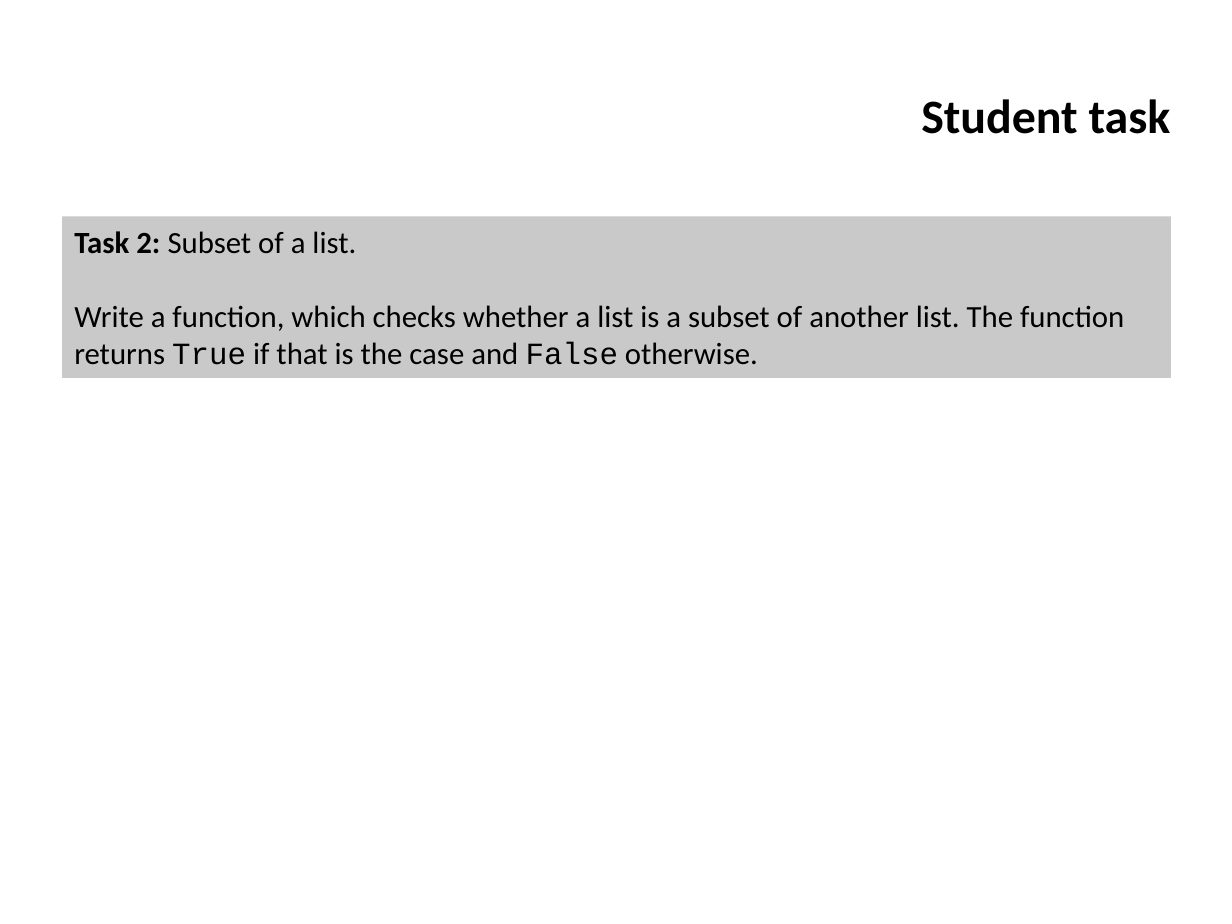
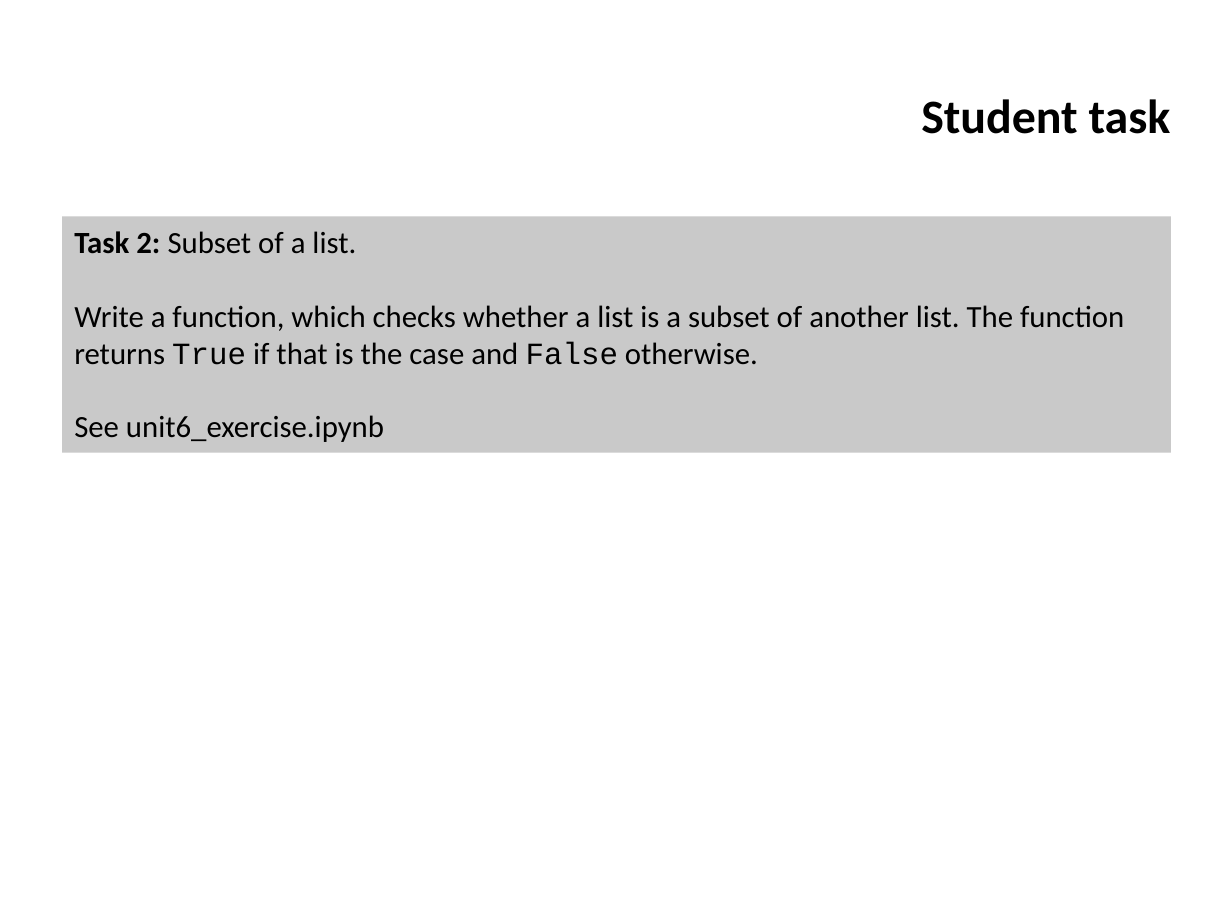
Before and after one commit to ifromm/fcsp, a slide deck: slide 43 of Slides/unit_6_prog_3.pptx. Drawn at 1232x924 pixels with LibreOffice and Linux fonts; fonts in the diff are those of the drawing; background and template pictures are left out. Boxes give left, top, right and bottom in pixels: in the first picture for what was removed or moved away, otherwise in the second. Text is boxed around its words. In the diff, an @@ line names an element or a change of style, - is before the commit and + after.

Commit message:
Unit 6, uploaded notebooks

```diff
--- a/Slides/unit_6_prog_3.pptx
+++ b/Slides/unit_6_prog_3.pptx
@@ rectangle "Task 2: Subset of a ..." resized from (x1=63, y1=217, x2=1172, y2=378) to (x1=63, y1=217, x2=1172, y2=453) @@
@@ text in rectangle at (x1=74, y1=415, x2=384, y2=442): paragraph added @@
+See unit6_exercise.ipynb
```
Also in this commit, not shown: 10 other slides changed, 16 other files.
